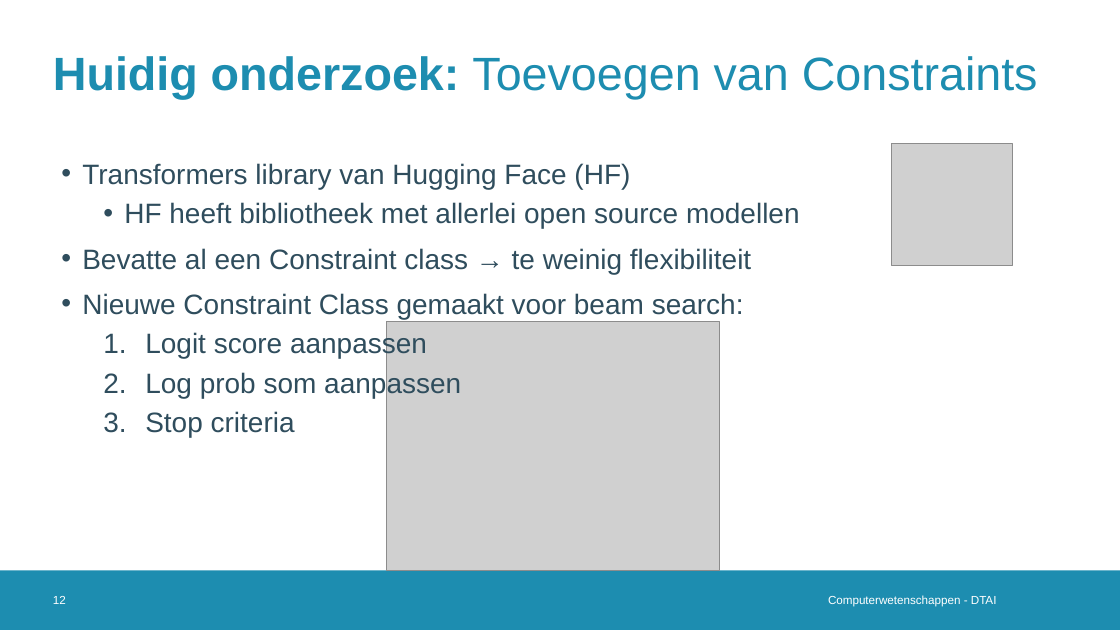
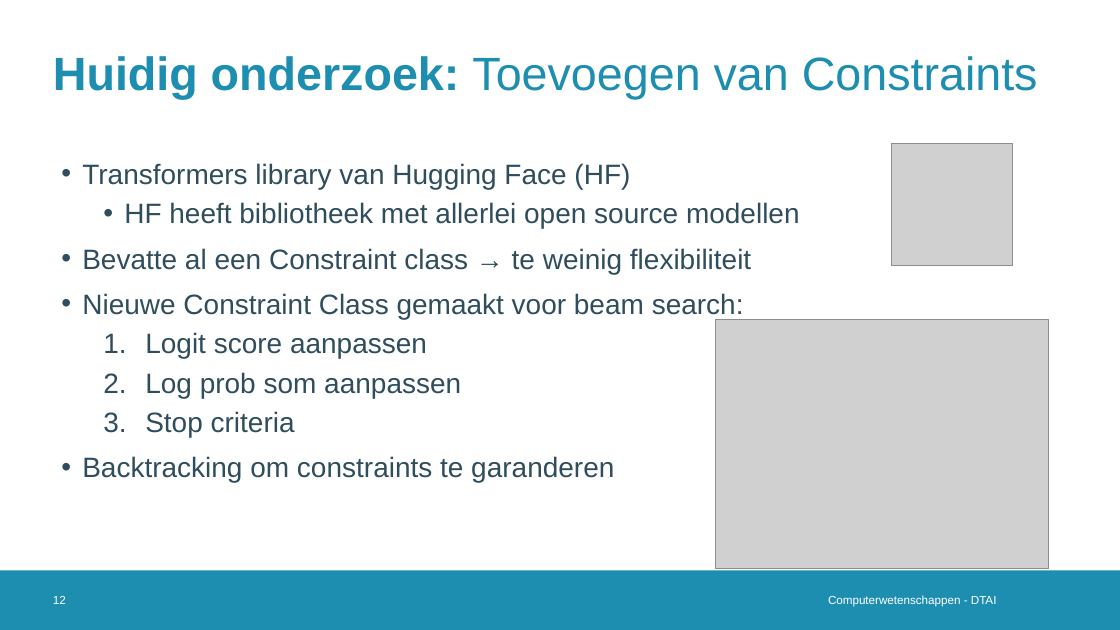
Before and after one commit to Alintermans/Thesis, a slide deck: slide 12 of Presentations/Third Intermediate Presentation/Presentation.pptx. Drawn at 1120x630 pixels with LibreOffice and Linux fonts; fonts in the diff are those of the drawing; grey boxes stand for pictures; background and template pictures are left out. Boxes give left, top, right and bottom in pixels: in the first picture for what was removed or moved away, otherwise in the second. Text is boxed around its words. In the diff, an @@ line names an element or a change of style, - is before the commit and + after.

```diff
--- a/Presentations/Third Intermediate Presentation/Presentation.pptx
+++ b/Presentations/Third Intermediate Presentation/Presentation.pptx
@@ picture: place and size @@
-picture at box(386, 322, 720, 571)
+picture at box(716, 319, 1049, 568)
@@ text at box(82, 456, 614, 482): paragraph added @@
+• Backtracking om constraints te garanderen
```
Also in this commit, not shown: 12 other slides changed, 1 slide removed, 2 other files.
